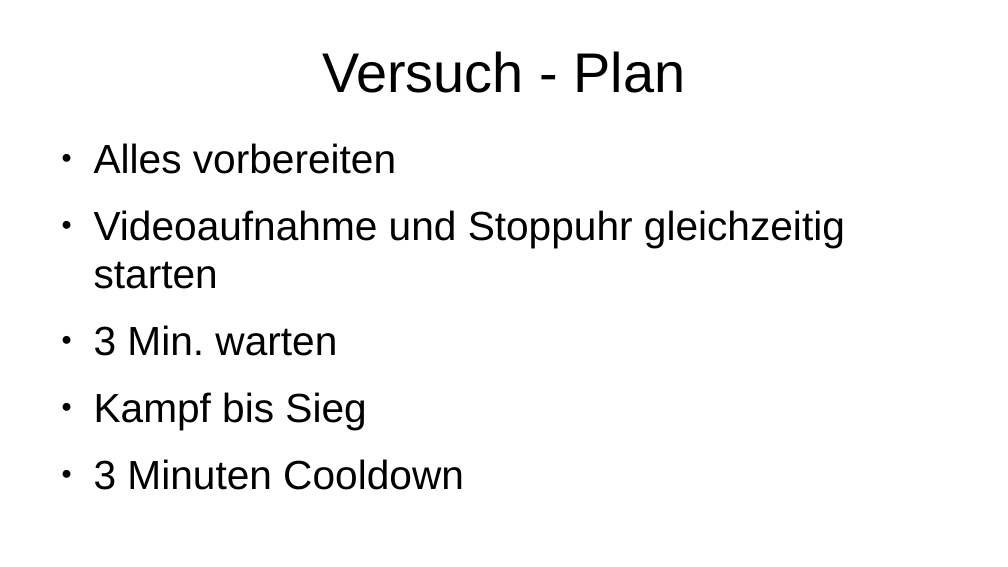
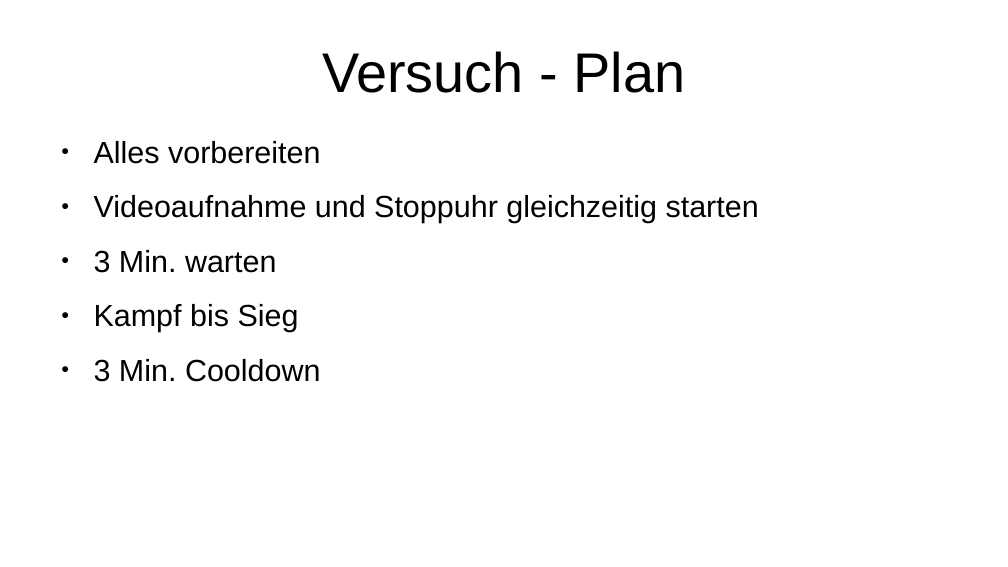
Before and after one commit to gorgoroth31/gdmt-ekg, a slide deck: slide 4 of präsentation.odp. Drawn at 1008x567 pixels with LibreOffice and Linux fonts; fonts in the diff are those of the drawing. Boxes give left, top, right and bottom in pixels: in the first picture for what was removed or moved away, otherwise in the second. Text is boxed around its words. In the diff, an @@ line names an element or a change of style, - is before the commit and + after.

```diff
--- a/präsentation.odp
+++ b/präsentation.odp
@@ text at (x1=94, y1=141, x2=759, y2=332): size 32 to 24 pt in "Alles vorbereiten", "Videoaufnahme und Stoppuhr gleichzeitig starten", "3 Min. warten", "Kampf bis Sieg" @@
@@ text at (x1=94, y1=359, x2=321, y2=382): text changed; size 32 to 24 pt @@
-● 3 Minuten Cooldown
+● 3 Min. Cooldown
```
Also in this commit, not shown: 4 other slides changed, 2 other files.
